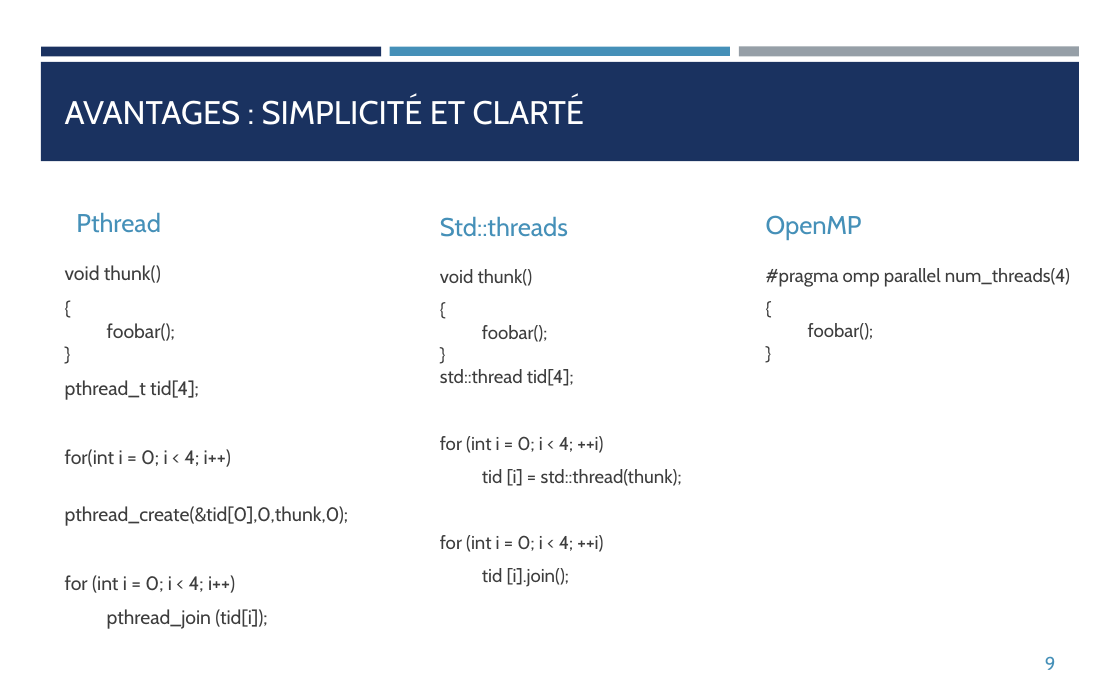
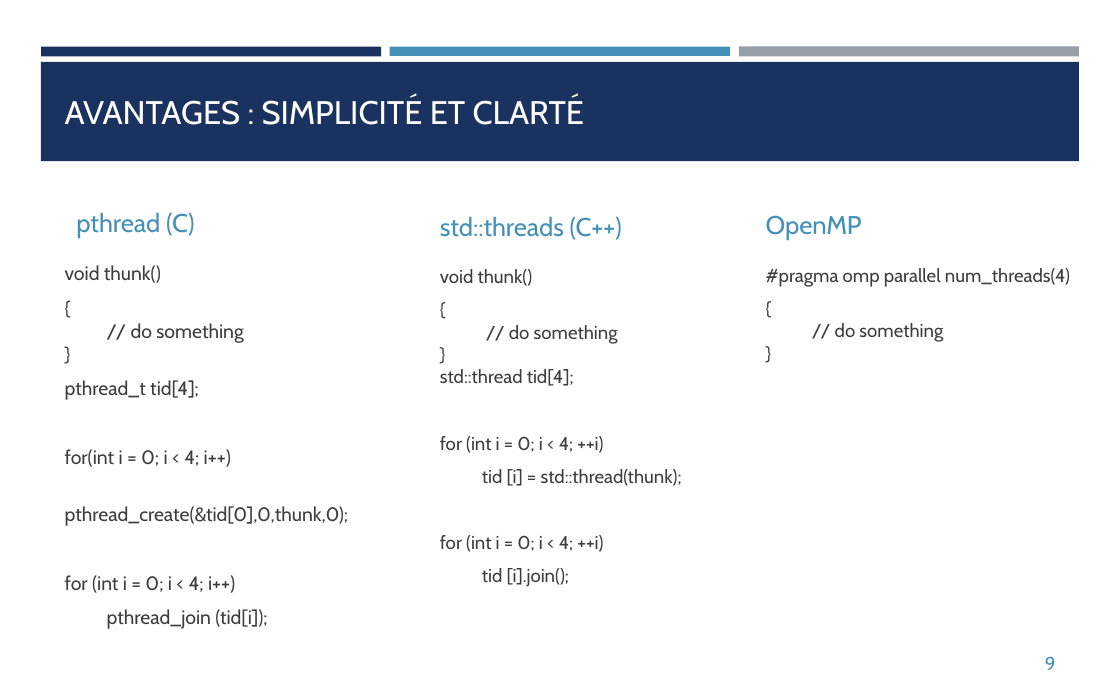
Before and after one commit to franckginguene/hpc_formation_scalian, a slide deck: slide 9 of Diapos/HPC_OpenMP.pptx. Drawn at 1120x700 pixels with LibreOffice and Linux fonts; fonts in the diff are those of the drawing. Boxes give left, top, right and bottom in pixels: in the first picture for what was removed or moved away, otherwise in the second. Text is boxed around its words. In the diff, an @@ line names an element or a change of style, - is before the commit and + after.

```diff
--- a/Diapos/HPC_OpenMP.pptx
+++ b/Diapos/HPC_OpenMP.pptx
@@ text at bbox=[76, 212, 194, 238]: text changed @@
-Pthread
+pthread (C)
@@ text at bbox=[440, 216, 622, 240]: text changed @@
-Std::threads
+std::threads (C++)
@@ text at bbox=[131, 323, 243, 343]: text changed @@
-{
-foobar();
-}
+{
+// do something
+}
@@ text at bbox=[440, 325, 618, 386]: text changed @@
-{
-foobar();
-}
-std::thread tid[4];
+{
+// do something
+}
+std::thread tid[4];
@@ text at bbox=[835, 323, 943, 342]: text changed @@
-{
-foobar();
-}
+{
+// do something
+}
```
Also in this commit, not shown: 10 other slides changed, 3 slides added, 1 slide removed, 3 other files.
